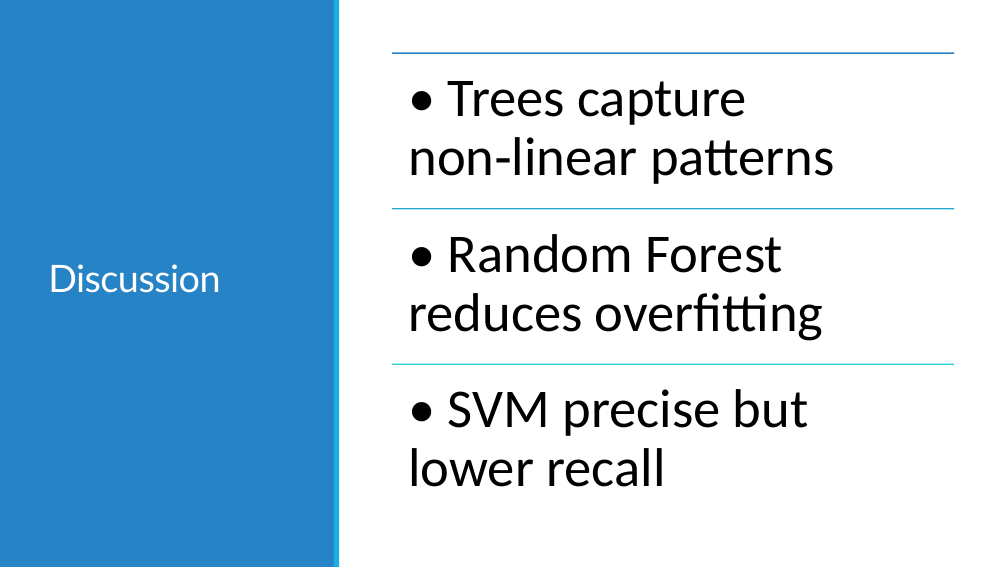
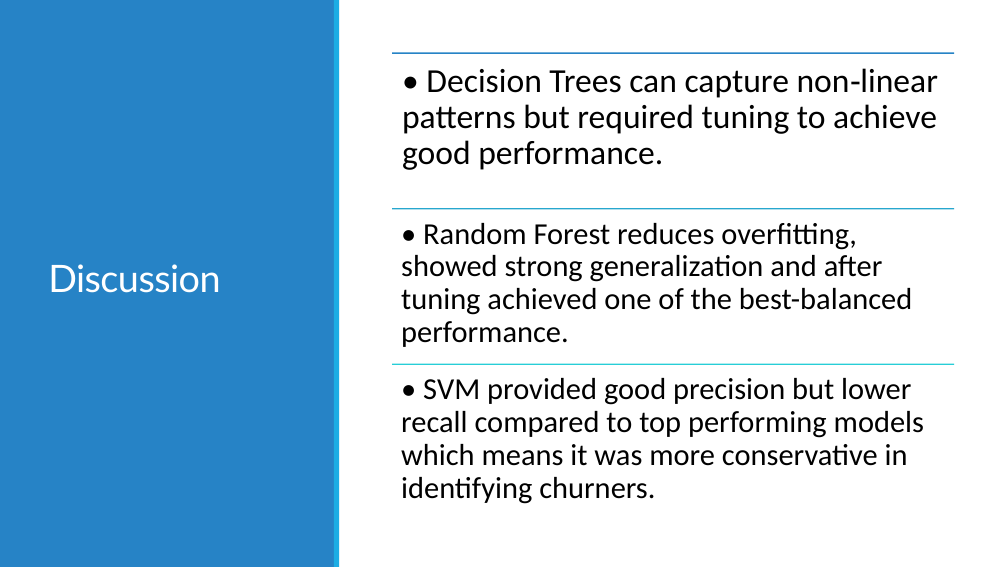
Before and after one commit to monikatyagiisc/customer-churn-prediction, a slide deck: slide 13 of reports/Customer_Churn_Prediction.pptx (slide 16 before the commit). Drawn at 1008x567 pixels with LibreOffice and Linux fonts; fonts in the diff are those of the drawing. Boxes give left, top, right and bottom in pixels: in the first picture for what was removed or moved away, otherwise in the second. Text is boxed around its words. In the diff, an @@ line names an element or a change of style, - is before the commit and + after.

Commit message:
Update Customer Churn Prediction presentation with revised content and visuals

```diff
--- a/reports/Customer_Churn_Prediction.pptx
+++ b/reports/Customer_Churn_Prediction.pptx
@@ text at (402,68,938,170): text changed; size 52 to 32 pt @@
-• Trees capture non‑linear patterns
+• Decision Trees can capture non‑linear patterns but required tuning to achieve good performance.
@@ text at (401,223,912,347): text changed; size 52 to 29 pt @@
-• Random Forest reduces overfitting
+• Random Forest reduces overfitting, showed strong generalization and after tuning achieved one of the best-balanced performance.
@@ text at (401,378,924,504): text changed; size 52 to 29 pt @@
-• SVM precise but lower recall
+• SVM provided good precision but lower recall compared to top performing models which means it was more conservative in identifying churners.
```
Also in this commit, not shown: 7 other slides changed, 2 slides added, 5 slides removed.
